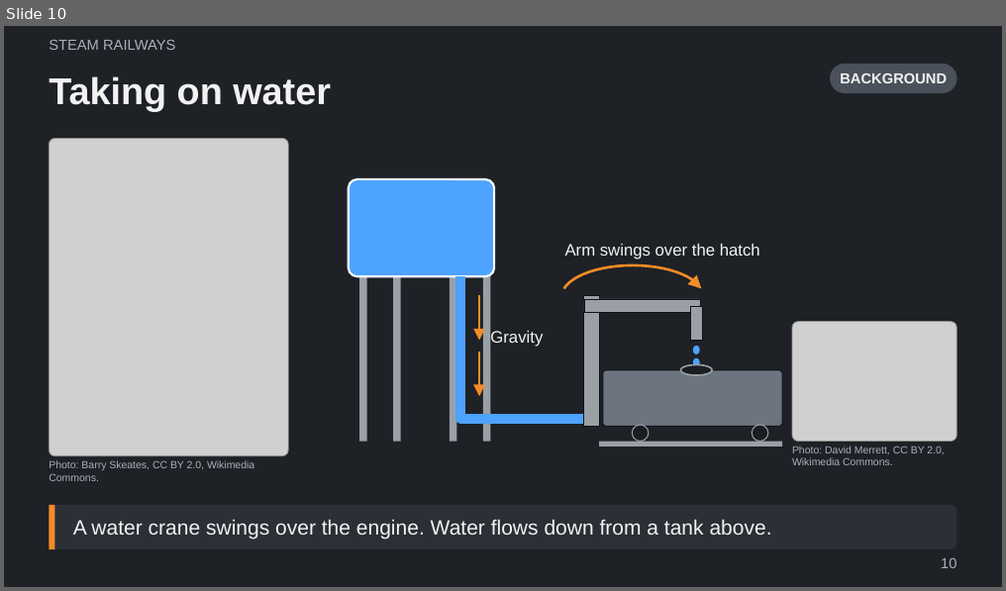
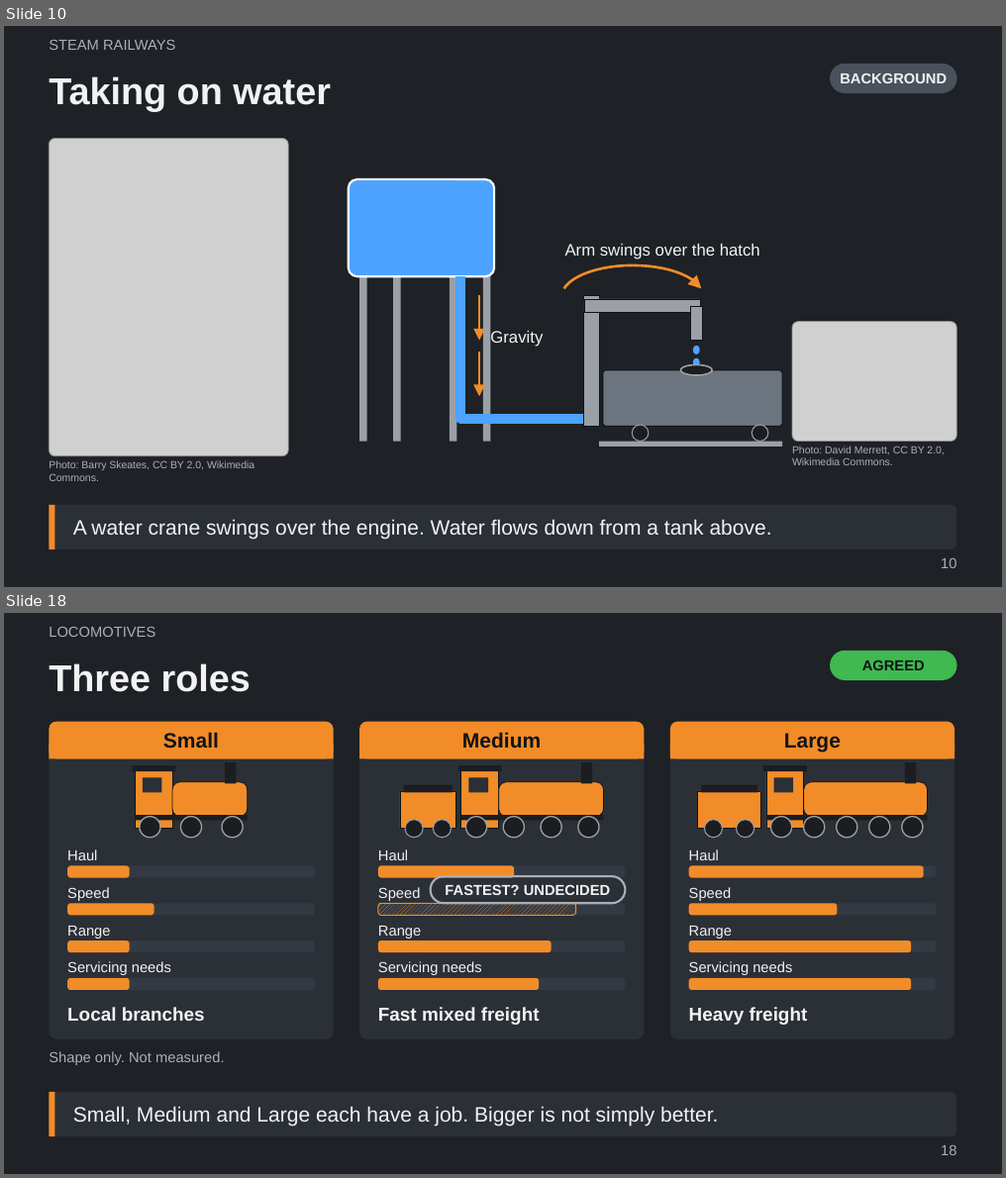
Before and after one commit to Tarenkookoo/Satisfactory---Early-Locomotion, a slide deck: Reporting/Claude Presents/Early_Locomotion_Explained.pptx. Shown one above the other, each under a label of ours: slide 10 before the commit, slides 10 and 18 after it; the slides between them are not shown. The pictures are 1006x591 and 1006x1178 pixels, drawn with LibreOffice and Linux fonts; fonts in the diff are those of the drawing; grey boxes stand for pictures. Boxes give left, top, right and bottom in pixels: in the first picture for what was removed or moved away, otherwise in the second. Text is boxed around its words. In the diff, an @@ line names an element or a change of style, - is before the commit and + after.

```diff
--- a/Reporting/Claude Presents/Early_Locomotion_Explained.pptx
+++ b/Reporting/Claude Presents/Early_Locomotion_Explained.pptx
@@ slide 18 added at (4,613,1002,1174), background #1E2126 @@
@@ text added at (49,627,155,637), 14 pt, text #A9B0B8 @@
+LOCOMOTIVES
@@ title added at (49,663,251,692), 36 pt, text #F2F2F2, bold @@
+Three roles
@@ rounded rectangle added at (830,651,957,680), fill #3FB950, 14 pt, text #101418, bold @@
+AGREED
@@ group added at (49,722,334,1040): 11 rounded rectangles, 6 rectangles, 5 texts, 3 ellipses @@
+Small
+Haul
+Speed
+Range
+Servicing needs
+Local branches
@@ group added at (359,722,645,1040): 12 rounded rectangles, 8 rectangles, 6 ellipses, 5 texts @@
+Medium
+Haul
+Speed
+FASTEST? UNDECIDED
+Range
+Servicing needs
+Fast mixed freight
@@ group added at (670,722,954,1040): 11 rounded rectangles, 8 rectangles, 7 ellipses, 5 texts @@
+Large
+Haul
+Speed
+Range
+Servicing needs
+Heavy freight
@@ text added at (49,1052,225,1065), 14 pt, text #A9B0B8 @@
+Shape only. Not measured.
@@ rounded rectangle added at (49,1092,957,1137), fill #2B2F36, 20 pt, text #F2F2F2 @@
+Small, Medium and Large each have a job. Bigger is not simply better.
@@ rectangle added at (49,1092,54,1137), fill #F28C28 @@
@@ page number added at (941,1146,956,1156), 14 pt, text #A9B0B8 @@
+18
```
Also in this commit, not shown: 1 slide changed, 9 other slides added, 4 other files.
